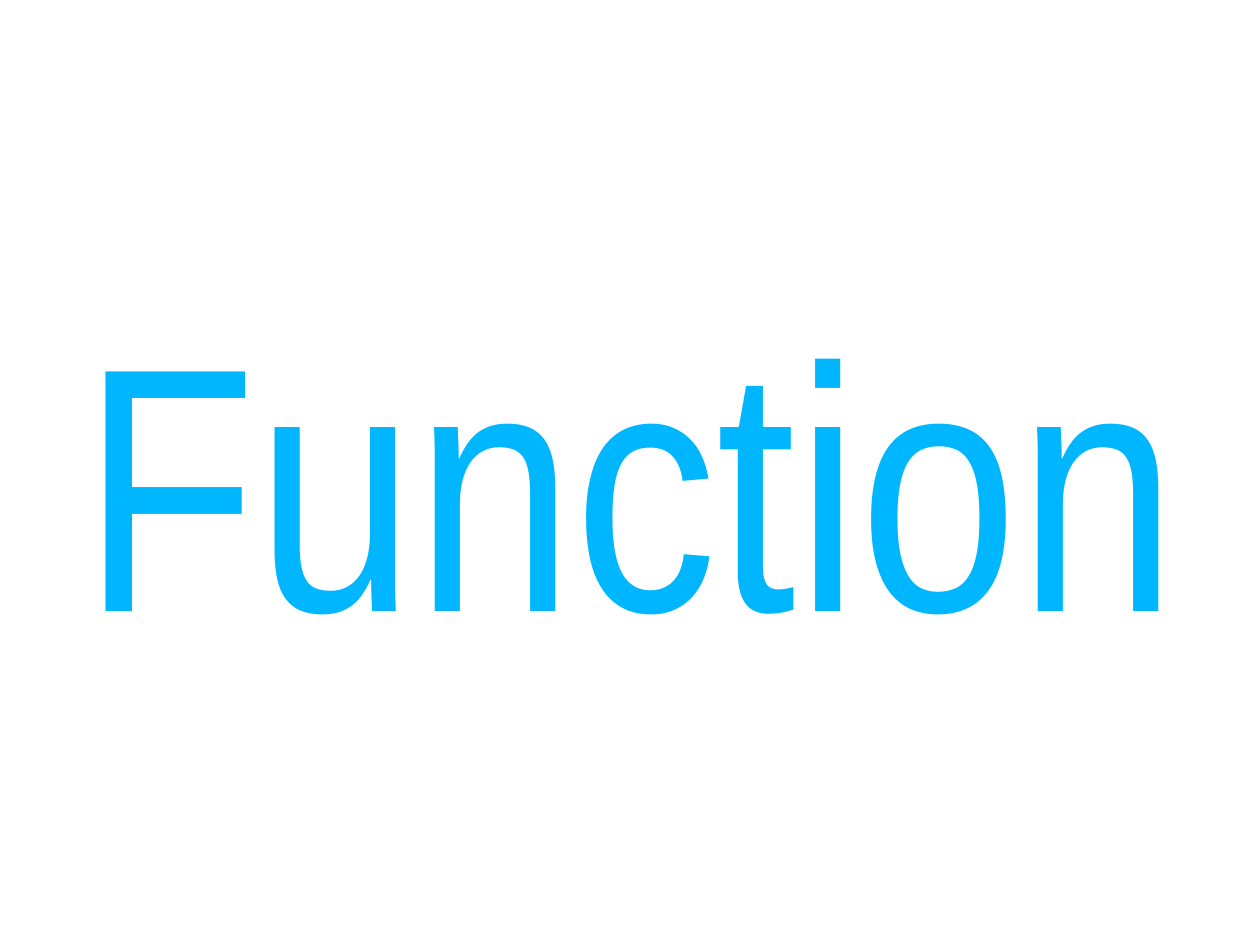
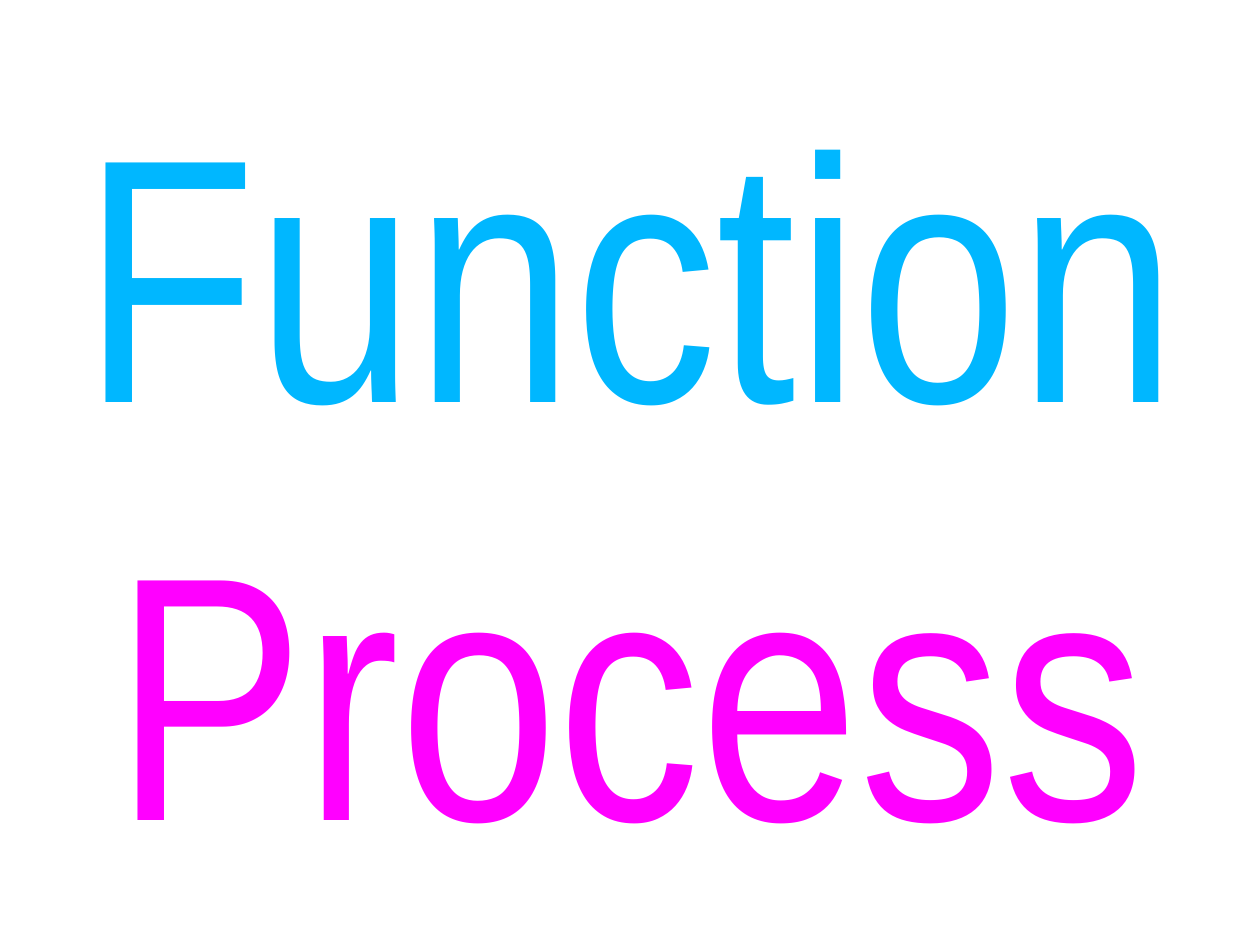
Before and after one commit to cessor/empathiccode, a slide deck: slide 45 of WeaselWords-DotnetDevCon.pptx (slide 46 before the commit). Drawn at 1260x945 pixels with LibreOffice and Linux fonts; fonts in the diff are those of the drawing. Boxes give left, top, right and bottom in pixels: in the first picture for what was removed or moved away, otherwise in the second. Text is boxed around its words. In the diff, an @@ line names an element or a change of style, - is before the commit and + after.

```diff
--- a/WeaselWords-DotnetDevCon.pptx
+++ b/WeaselWords-DotnetDevCon.pptx
@@ title at (x1=82, y1=149, x2=1177, y2=824): text changed @@
-Function
+Function
+Process
```
Also in this commit, not shown: 7 other slides changed, 27 slides added, 25 slides removed, 1 other file.
